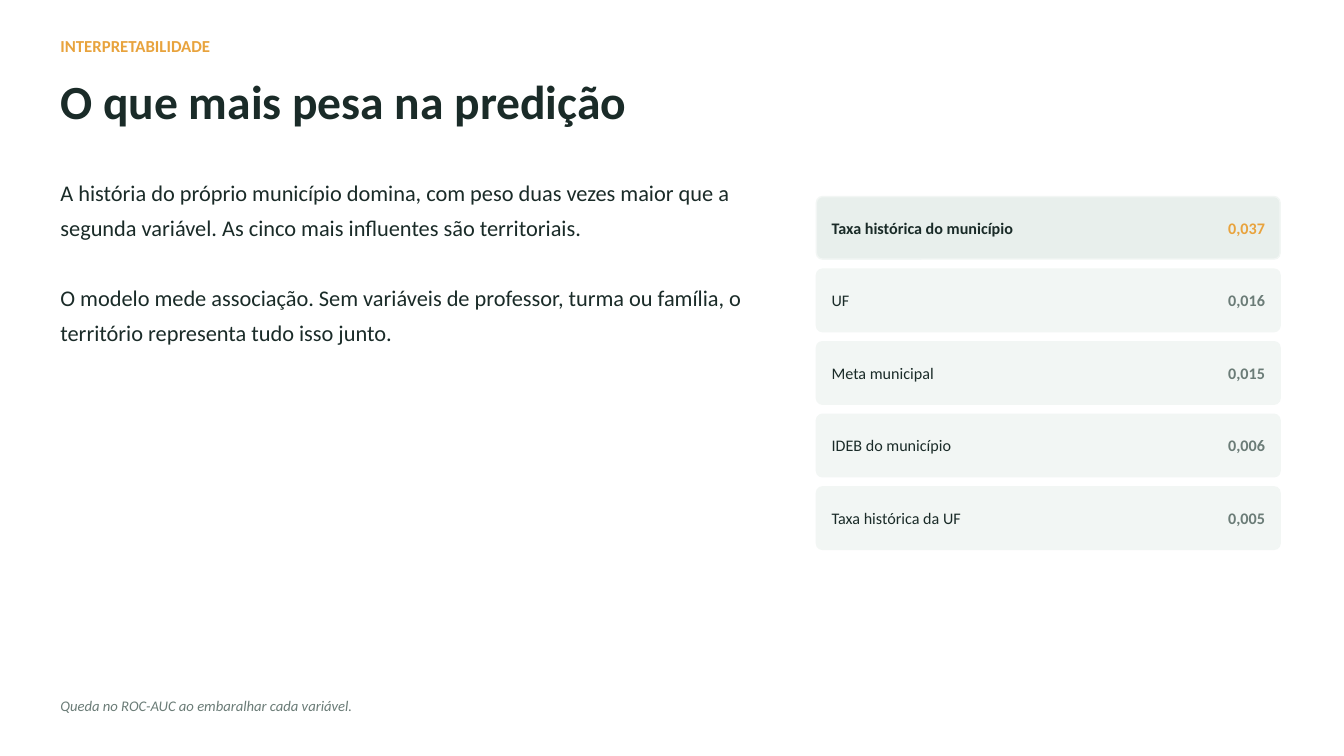
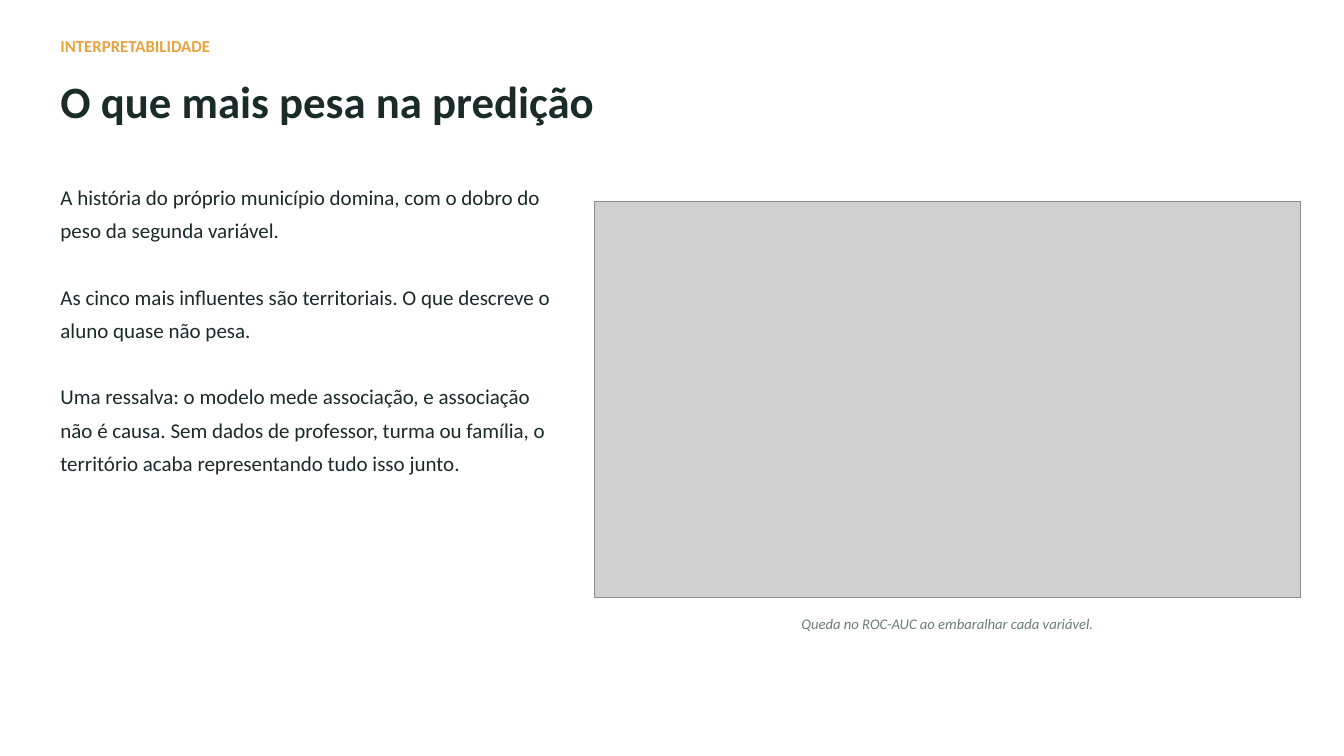
Before and after one commit to tcarvalhodiniz/tech-challenge-fase3, a slide deck: slide 8 of docs/apresentacao.pptx (slide 9 before the commit). Drawn at 1344x756 pixels with LibreOffice and Linux fonts; fonts in the diff are those of the drawing; grey boxes stand for pictures. Boxes give left, top, right and bottom in pixels: in the first picture for what was removed or moved away, otherwise in the second. Text is boxed around its words. In the diff, an @@ line names an element or a change of style, - is before the commit and + after.

Commit message:
Apresentação reconstruída com gráficos
A versão anterior era toda texto e cartões de número, sem nenhum gráfico, o que
destoa de um projeto de ciência de dados. As dezessete figuras geradas ao longo
do trabalho estavam paradas na pasta images.

Cinco slides passam a ter gráfico: o histograma que mostra as classes se
separando no corte de 743, as barras comparando indicador oficial e população
testada por região, a curva de aprendizado plana, a dispersão da predição
agregada por município e as barras de importância das variáveis. O texto de cada
um encolheu para dar espaço, já que o gráfico passa a carregar a explicação.

Os slides sobre ausência e sobre o retrato regional foram unidos, porque tratam
da mesma descoberta. O slide de modelagem foi reescrito: antes dizia que um
critério reprovou sem explicar qual era nem por que não foi atingido.

Entra um slide de conclusão reunindo as cinco perguntas de negócio do enunciado,
que antes estavam respondidas em pontos espalhados da apresentação.

O slide de vazamento passa a nomear as quatro colunas excluídas, e o de escopo
registra que uma nova camada Gold foi construída no grão de aluno.

De doze para onze slides, com o corpo de texto em no máximo 54 palavras.

```diff
--- a/docs/apresentacao.pptx
+++ b/docs/apresentacao.pptx
@@ text "O que mais pesa na ..." at [60, 86, 594, 126]: size 34 to 32 pt @@
@@ text at [60, 190, 550, 475]: text changed; size 16 to 15 pt @@
-A história do próprio município domina, com peso duas vezes maior que a segunda variável. As cinco mais influentes são territoriais.
-O modelo mede associação. Sem variáveis de professor, turma ou família, o território representa tudo isso junto.
+A história do próprio município domina, com o dobro do peso da segunda variável.
+As cinco mais influentes são territoriais. O que descreve o aluno quase não pesa.
+Uma ressalva: o modelo mede associação, e associação não é causa. Sem dados de professor, turma ou família, o território acaba representando tudo isso junto.
@@ picture added at [595, 202, 1301, 598] @@
@@ rounded rectangle removed at [817, 197, 1280, 259] @@
@@ text removed at [832, 222, 1013, 237] @@
-Taxa histórica do município
@@ text removed at [1228, 223, 1265, 236] @@
-0,037
@@ rounded rectangle removed at [817, 269, 1280, 332] @@
@@ text removed at [832, 295, 850, 306] @@
-UF
@@ text removed at [1228, 295, 1265, 308] @@
-0,016
@@ rounded rectangle removed at [817, 342, 1280, 404] @@
@@ text removed at [832, 368, 934, 382] @@
-Meta municipal
@@ text removed at [1228, 368, 1265, 381] @@
-0,015
@@ rounded rectangle removed at [817, 414, 1280, 477] @@
@@ text removed at [832, 439, 951, 454] @@
-IDEB do município
@@ text removed at [1228, 440, 1265, 453] @@
-0,006
@@ rounded rectangle removed at [817, 487, 1280, 549] @@
@@ text removed at [832, 512, 961, 524] @@
-Taxa histórica da UF
@@ text removed at [1228, 513, 1265, 526] @@
-0,005
@@ text "Queda no ROC-AUC ao embaralhar ...": place and size @@
-text "Queda no ROC-AUC ao embaralhar ..." at [60, 701, 352, 713]
+text "Queda no ROC-AUC ao embaralhar ..." at [801, 619, 1093, 631]
@@ text "Queda no ROC-AUC ao embaralhar ..." at [801, 619, 1093, 631]: alignment left to centre @@
```
Also in this commit, not shown: 4 other slides changed, 4 slides added, 5 slides removed.
